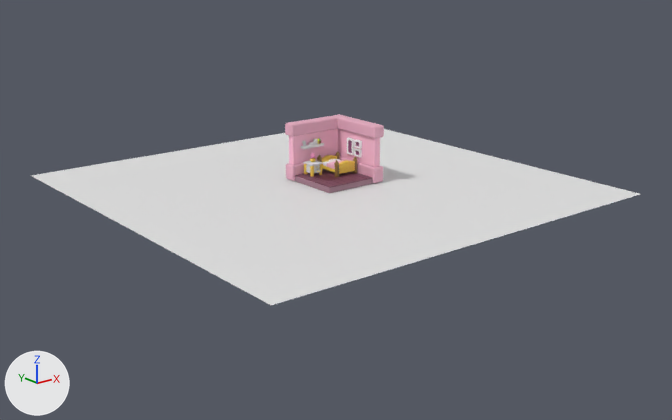
The Blender file Drafts/bedroom.blend, before and after one commit.
The view is the same before and after, from a camera (50 mm lens) standing at (-19.46, -24.43, 8.54) and looking at (-0.45, -0.67, -0.96). Arrows for +X, +Y and +Z are at lower left; the lights stay in place.
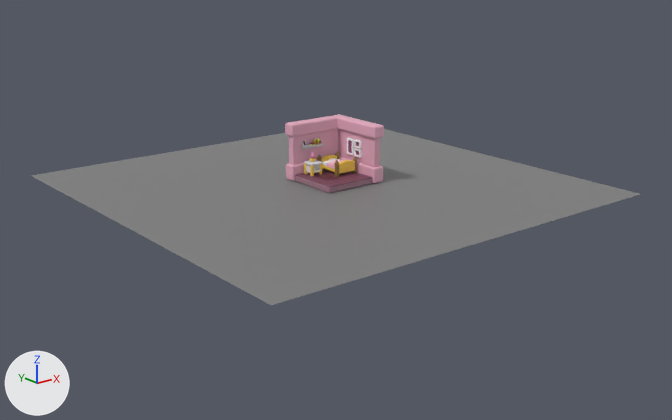
The edits, one by one:
Material 'Material.042' (mat_material_042) is new.
Its base color is (0.214, 0.214, 0.214) (grey #7f7f7f).
me_plane_017 has 4 vertices, 1 face and spans x -1.0..1.0, y -1.0..1.0, z 0.0.
me_plane_017 now uses material mat_material_042 (grey #7f7f7f).
Object 'Plane.001' (ob_plane_001) moves from (0.02, 0.0, 0.0) to (0.02, 0.0, 0.01).

Changed parts and their boxes (x1, y1, x2, y2) in the pictures (672 x 420 px):
'Plane.014', recoloured (white to grey): (31, 129, 640, 305) in both
'Plane.001', moved: before (296, 169, 372, 188); after (296, 169, 373, 187)
